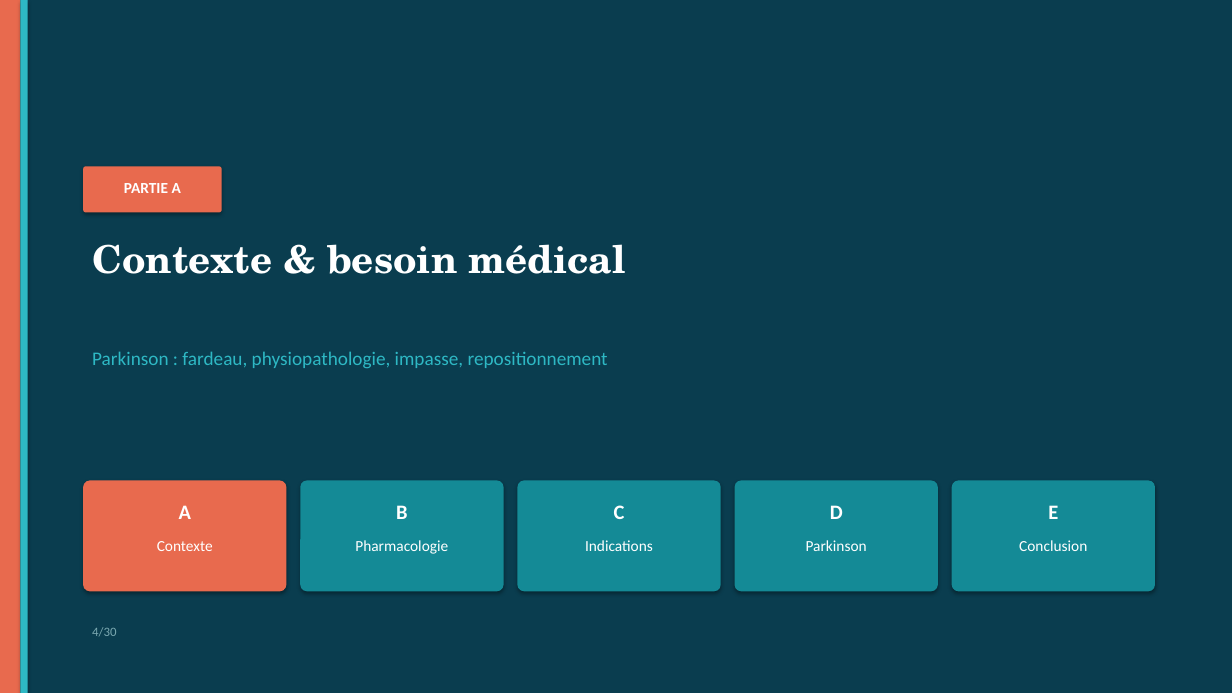
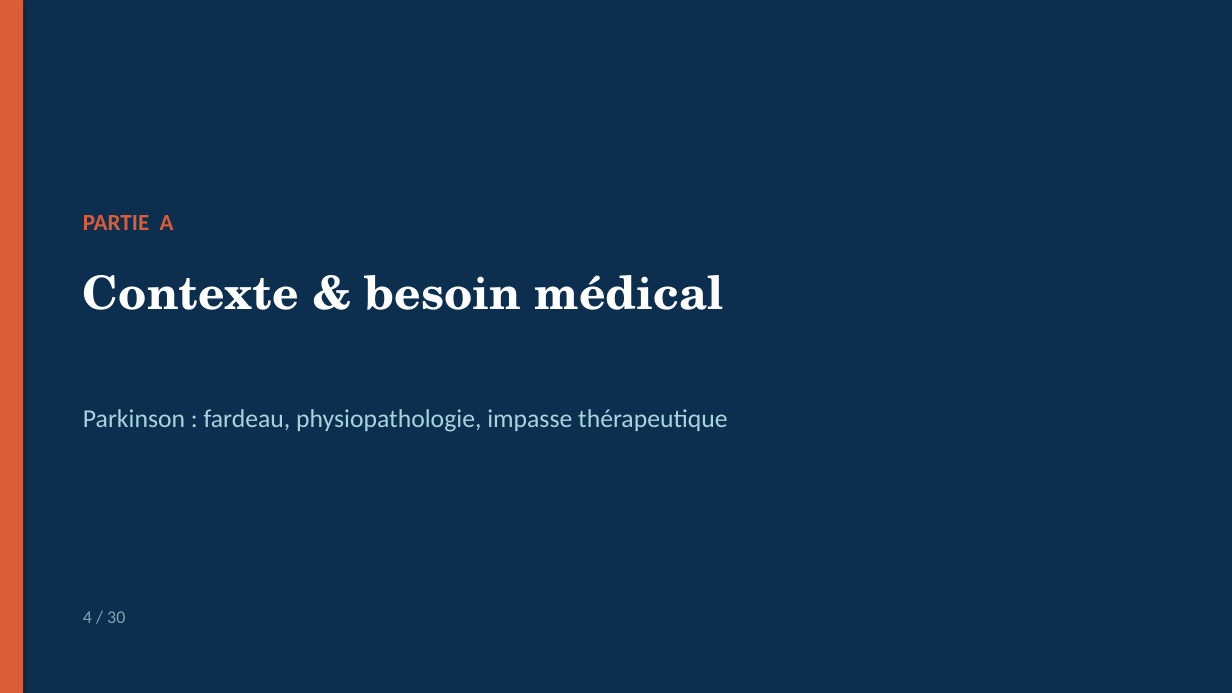
Before and after one commit to Mashtal-Platform/mashtal-platform, a slide deck: slide 4 of docs/presentation/Soutenance_GLP1_Parkinson.pptx. Drawn at 1232x693 pixels with LibreOffice and Linux fonts; fonts in the diff are those of the drawing. Boxes give left, top, right and bottom in pixels: in the first picture for what was removed or moved away, otherwise in the second. Text is boxed around its words. In the diff, an @@ line names an element or a change of style, - is before the commit and + after.

```diff
--- a/docs/presentation/Soutenance_GLP1_Parkinson.pptx
+++ b/docs/presentation/Soutenance_GLP1_Parkinson.pptx
@@ rectangle at [0, 0, 1232, 693]: fill #0A3D4F to #0D2F4F @@
@@ rectangle at [0, 0, 23, 693]: fill #E86A4E to #D95D39 @@
@@ rectangle removed at [20, 0, 28, 693] @@
@@ rounded rectangle removed at [83, 166, 222, 213] @@
@@ text "PARTIE A": place and size @@
-text "PARTIE A" at [124, 183, 181, 193]
+text "PARTIE A" at [83, 215, 174, 230]
@@ text "PARTIE A" at [83, 215, 174, 230]: size 12 to 18 pt, text colour #FFFFFF to #D95D39; alignment centre to left @@
@@ text "Contexte & besoin médical": place and size @@
-text "Contexte & besoin médical" at [92, 244, 625, 274]
+text "Contexte & besoin médical" at [83, 275, 724, 310]
@@ text "Contexte & besoin médical" at [83, 275, 724, 310]: size 30 to 36 pt @@
@@ text at [83, 409, 727, 432]: text changed; size 15 to 20 pt; text colour #2EB8C4 to #A8D4DE @@
-Parkinson : fardeau, physiopathologie, impasse, repositionnement
+Parkinson : fardeau, physiopathologie, impasse thérapeutique
@@ rounded rectangle removed at [83, 481, 287, 592] @@
@@ text removed at [179, 505, 191, 519] @@
-A
@@ rounded rectangle removed at [300, 481, 504, 592] @@
@@ text removed at [396, 505, 407, 519] @@
-B
@@ rounded rectangle removed at [518, 481, 721, 592] @@
@@ text removed at [614, 505, 625, 519] @@
-C
@@ rounded rectangle removed at [735, 481, 938, 592] @@
@@ text removed at [830, 505, 843, 519] @@
-D
@@ rounded rectangle removed at [952, 481, 1155, 592] @@
@@ text removed at [1048, 505, 1058, 519] @@
-E
@@ text removed at [157, 541, 213, 551] @@
-Contexte
@@ text removed at [355, 540, 448, 554] @@
-Pharmacologie
@@ text removed at [585, 540, 653, 551] @@
-Indications
@@ text removed at [806, 540, 867, 551] @@
-Parkinson
@@ text removed at [1019, 540, 1087, 551] @@
-Conclusion
@@ text at [83, 611, 125, 623]: text changed; size 10 to 14 pt @@
-4/30
+4 / 30
```
Also in this commit, not shown: 29 other slides changed, 9 other files.
